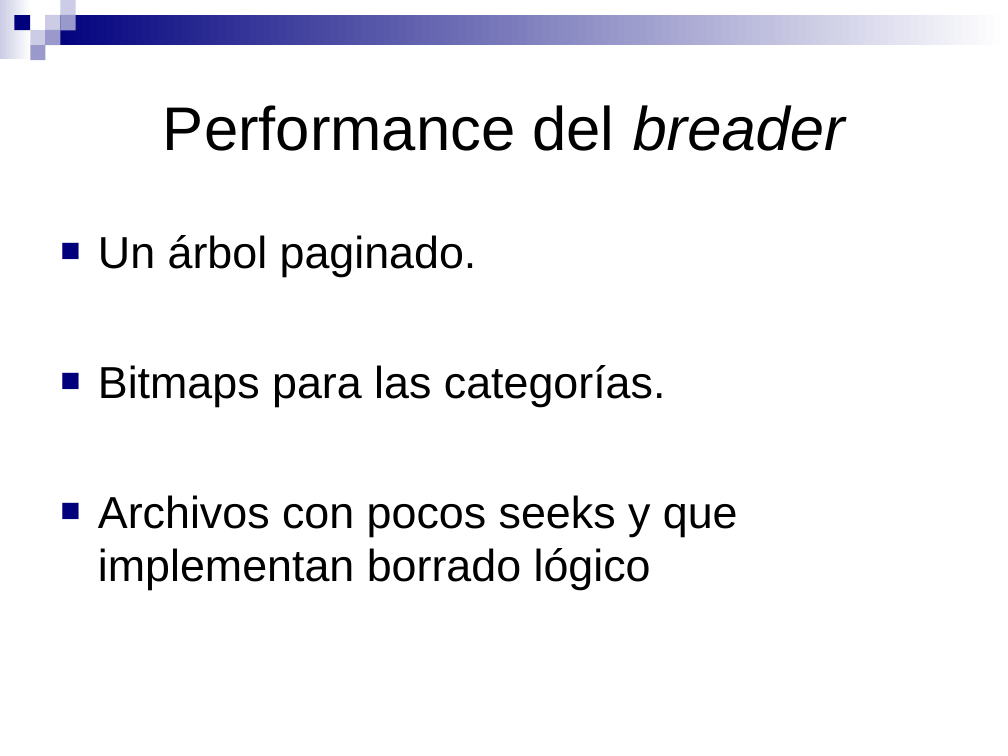
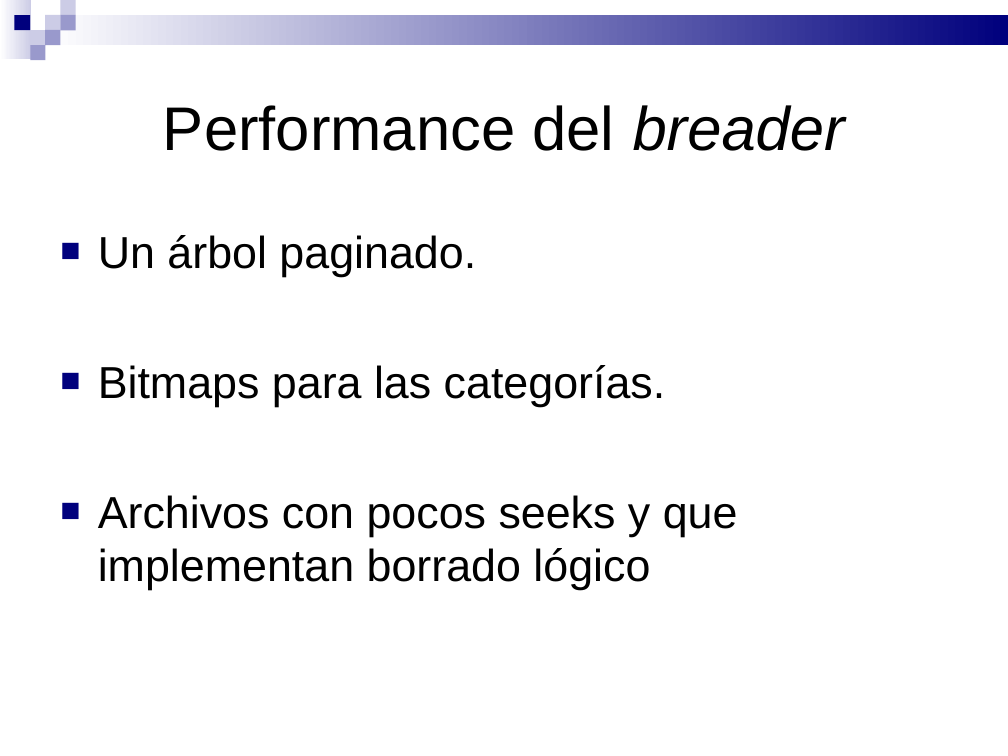
Before and after one commit to pablorusso/breader, a slide deck: slide 6 of disenio/New-Presentation.ppt. Drawn at 1008x756 pixels with LibreOffice and Linux fonts; fonts in the diff are those of the drawing. Boxes give left, top, right and bottom in pixels: in the first picture for what was removed or moved away, otherwise in the second. Text is boxed around its words. In the diff, an @@ line names an element or a change of style, - is before the commit and + after.

```diff
--- a/disenio/New-Presentation.ppt
+++ b/disenio/New-Presentation.ppt
@@ rectangle at (0, 0, 31, 58): fill gradient #FFFFFF to #CCCCE6 to gradient #CCCCE6 to #FFFFFF @@
@@ rectangle at (45, 15, 1008, 45): fill gradient #FFFFFF to #00007D to gradient #00007D to #FFFFFF @@
```
Also in this commit, not shown: 7 other slides changed.
